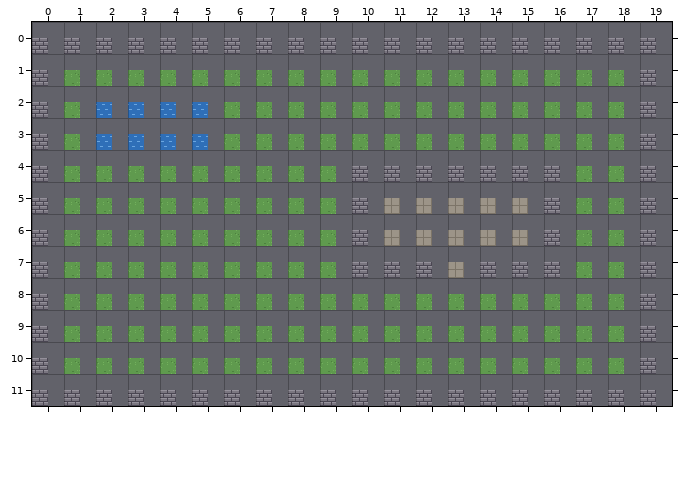
A Tiled map (JSON) gets an edit: examples/29-tiled/level.tmj. The first picture shows the starting point.
Cells are 32x32 px. Shown: x 0..19, y 0..11.
After:
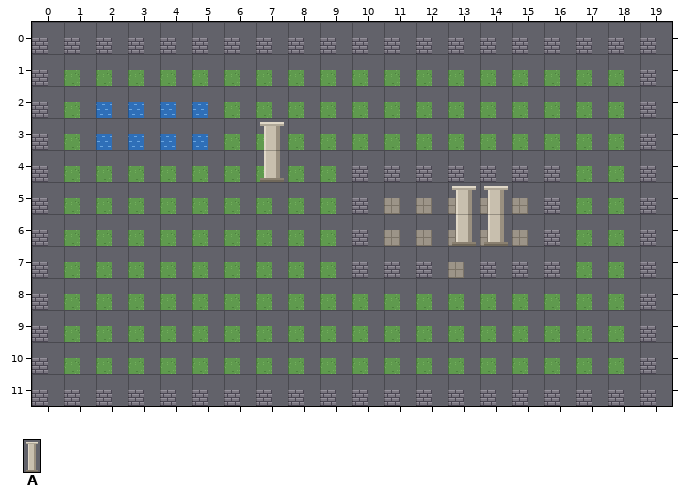
Key: from "objects": A 1.
Objects are placed by their top-left corner, in cells (3,4 is the top-left corner of cell 3,4); size is 1x1 cell unless given.
Changes in this commit:
--- layer "things"
+A "garden pillar" at 7,3 size 1x2
+A "west pillar" at 13,5 size 1x2
+A "east pillar" at 14,5 size 1x2
